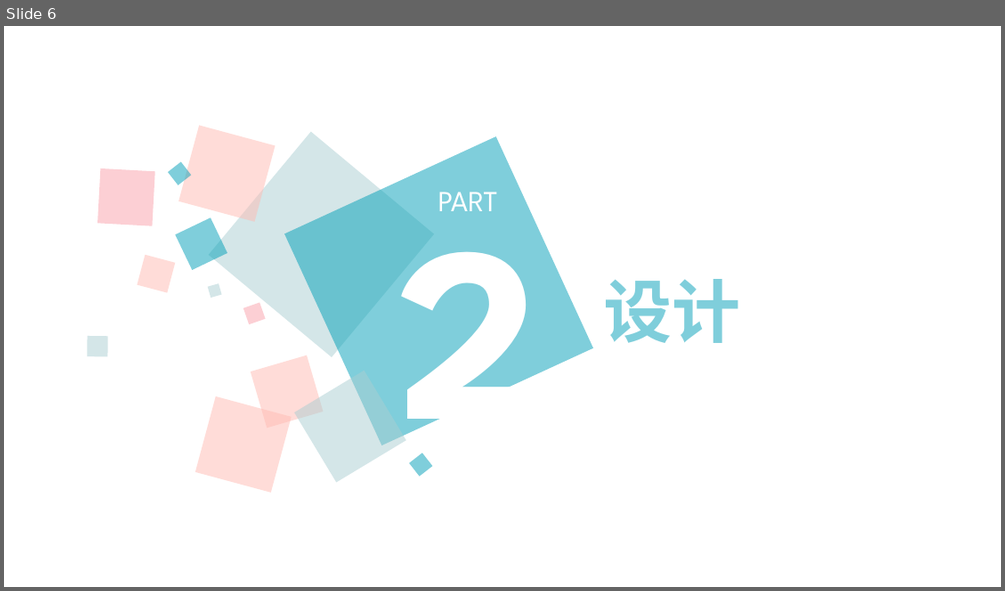
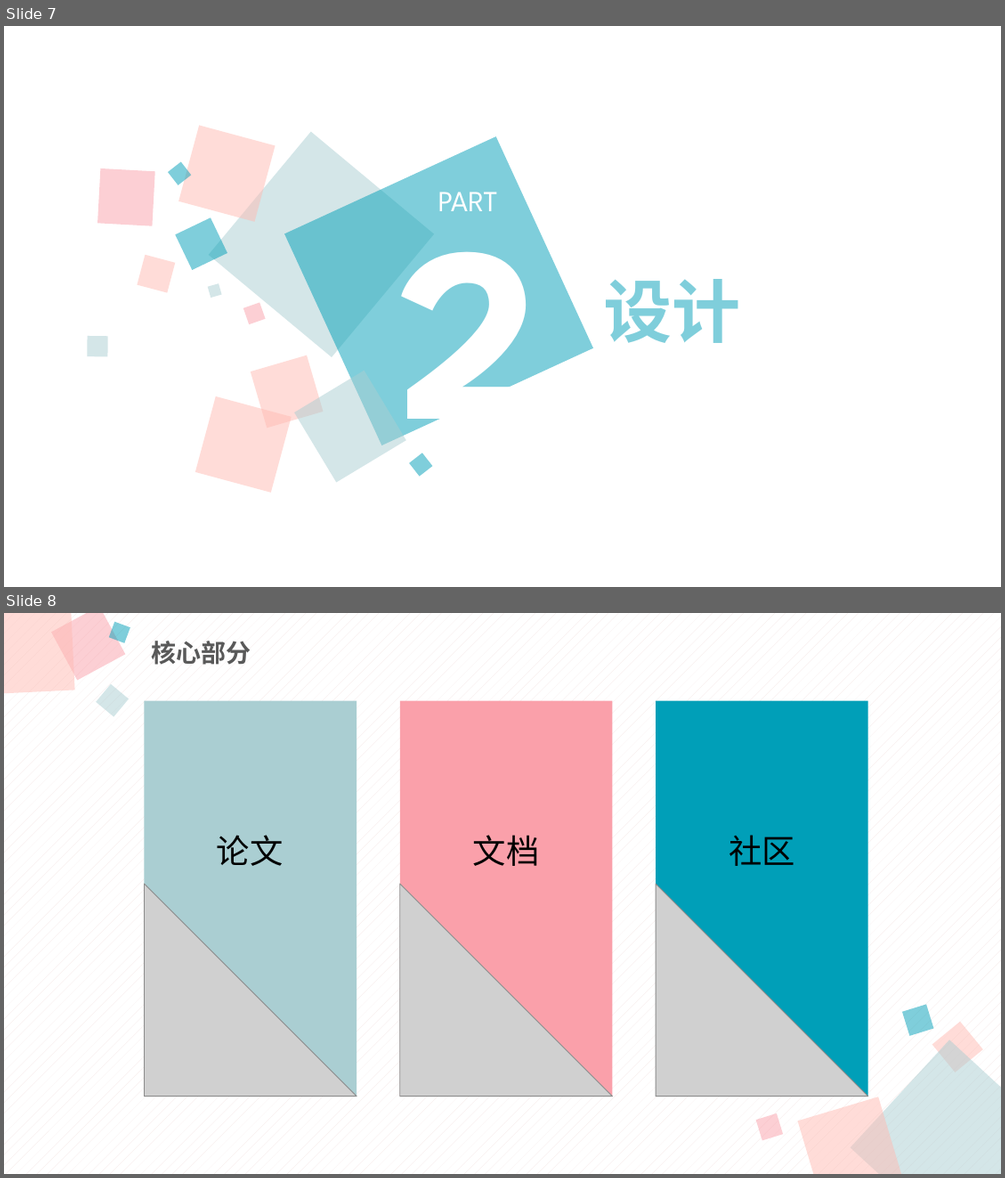
Before and after one commit to ReimuYk/Group16-PaperClip, a slide deck: Final/doc&model/PPT.pptx. Shown one above the other, each under a label of ours: slide 6 before the commit, slides 7 and 8 after it. The pictures are 1005x591 and 1005x1178 pixels, drawn with LibreOffice and Linux fonts; fonts in the diff are those of the drawing; grey boxes stand for pictures. Boxes give left, top, right and bottom in pixels: in the first picture for what was removed or moved away, otherwise in the second. Text is boxed around its words. In the diff, an @@ line names an element or a change of style, - is before the commit and + after.

```diff
--- a/Final/doc&model/PPT.pptx
+++ b/Final/doc&model/PPT.pptx
@@ slide 8 added at bbox=[4, 613, 1001, 1174], background pattern #F5E5E4 on #FFFFFF @@
@@ rectangle added at bbox=[4, 613, 75, 695], fill #FFBBB3 at 50% opacity @@
@@ rectangle added at bbox=[51, 613, 125, 681], fill #FAA0AA at 50% opacity @@
@@ rectangle added at bbox=[108, 622, 129, 643], fill #009FB8 at 50% opacity @@
@@ text added at bbox=[152, 641, 251, 665], 24 pt, text #595959, bold @@
+核心部分
@@ rectangle added at bbox=[96, 684, 129, 716], fill #AACED2 at 50% opacity @@
@@ rectangle added at bbox=[144, 701, 356, 1096], fill #AACED2 @@
@@ rectangle added at bbox=[399, 701, 612, 1096], fill #FAA0AA @@
@@ rectangle added at bbox=[656, 701, 868, 1096], fill #009FB8 @@
@@ text added at bbox=[217, 835, 283, 866], 32 pt, text #000000 @@
+论文
@@ text added at bbox=[473, 835, 540, 866], 32 pt, text #000000 @@
+文档
@@ text added at bbox=[728, 835, 795, 866], 32 pt, text #000000 @@
+社区
@@ picture added at bbox=[144, 884, 356, 1096] @@
@@ picture added at bbox=[399, 884, 612, 1096] @@
@@ picture added at bbox=[656, 884, 868, 1096] @@
@@ rectangle added at bbox=[902, 1004, 934, 1036], fill #009FB8 at 50% opacity @@
@@ rectangle added at bbox=[850, 1039, 1001, 1174], fill #AACED2 at 50% opacity @@
@@ rectangle added at bbox=[932, 1022, 983, 1072], fill #FFBBB3 at 50% opacity @@
@@ rectangle added at bbox=[756, 1113, 783, 1141], fill #FAA0AA at 50% opacity @@
@@ rectangle added at bbox=[798, 1097, 903, 1174], fill #FFBBB3 at 50% opacity @@
@@ what was slide 6 is now slide 7 @@
```
Also in this commit, not shown: 1 other slide added.
